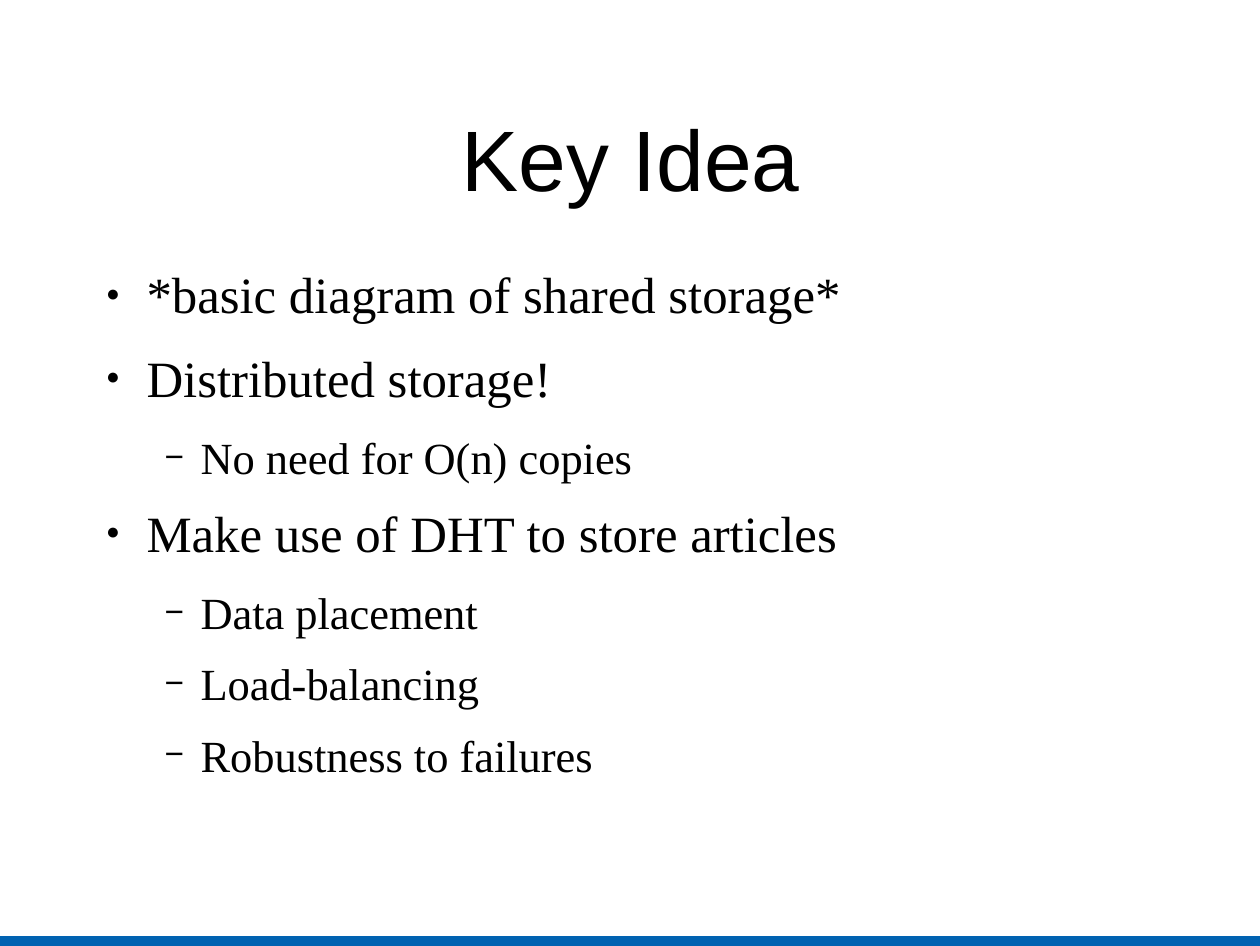
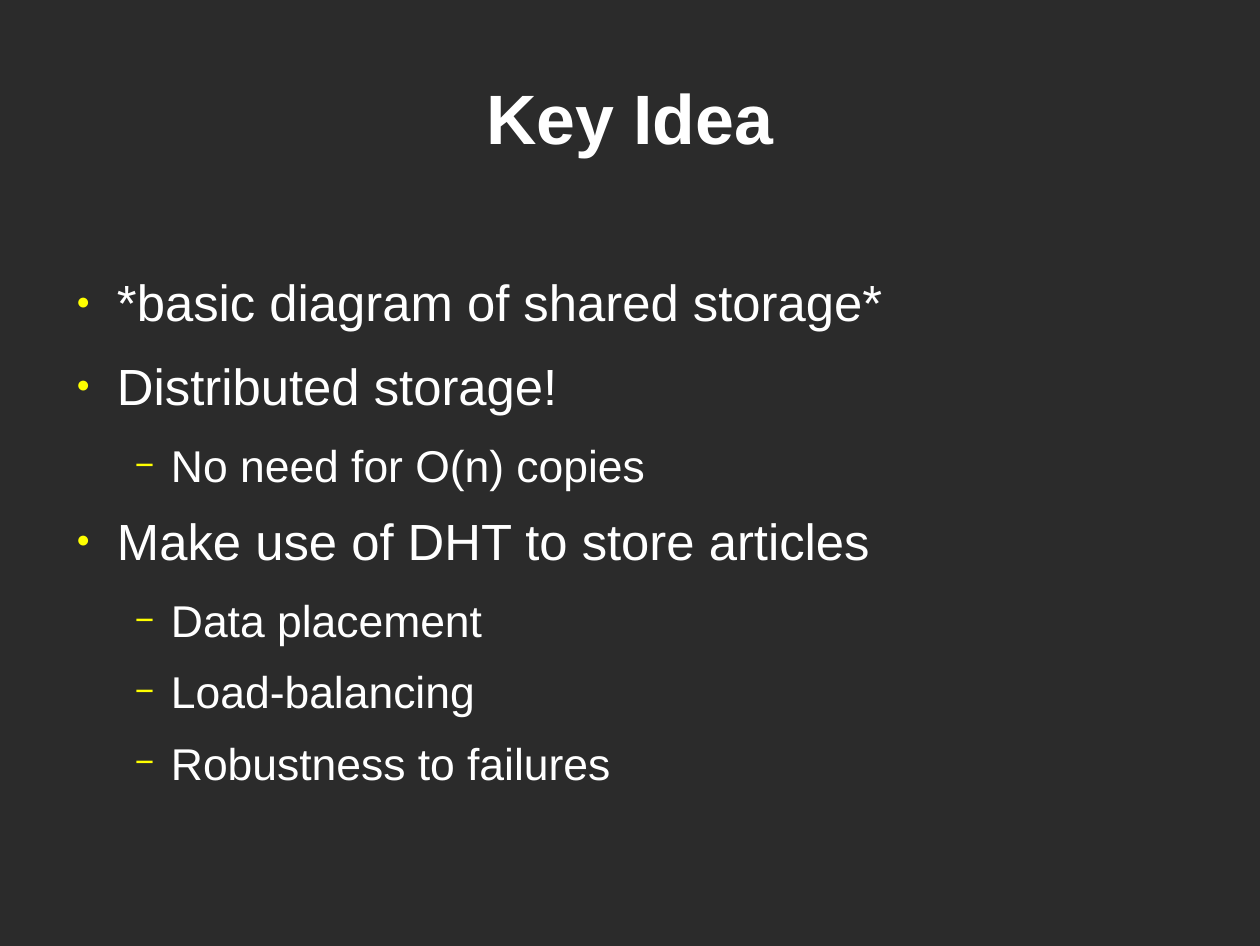
Before and after one commit to cs525-koala/documents, a slide deck: slide 30 of p2p/usenet_and_past.odp (slide 6 before the commit). Drawn at 1260x946 pixels with LibreOffice and Linux fonts; fonts in the diff are those of the drawing; background and template pictures are left out; a plain dark background stands for a picture behind light text. Boxes give left, top, right and bottom in pixels: in the first picture for what was removed or moved away, otherwise in the second. Text is boxed around its words. In the diff, an @@ line names an element or a change of style, - is before the commit and + after.

```diff
--- a/p2p/usenet_and_past.odp
+++ b/p2p/usenet_and_past.odp
@@ background #FFFFFF to picture (left out) @@
@@ title "Key Idea": place and size @@
-title "Key Idea" at (461, 129, 800, 207)
+title "Key Idea" at (486, 93, 774, 157)
@@ title "Key Idea" at (486, 93, 774, 157): size 54 to 44 pt, text colour #000000 to #FFFFFF, bold on @@
@@ text "*basic diagram of shared storage*": place and size @@
-text "*basic diagram of shared storage*" at (147, 277, 840, 773)
+text "*basic diagram of shared storage*" at (117, 284, 882, 781)
@@ text "*basic diagram of shared storage*" at (117, 284, 882, 781): font Times New Roman to Arial, text colour #000000 to #FFFFFF; bullet colour #000000 to #FFFF00 @@
@@ rectangle removed at (0, 935, 1260, 946) @@
```
Also in this commit, not shown: 30 other slides changed, 5 slides added, 4 slides removed.
